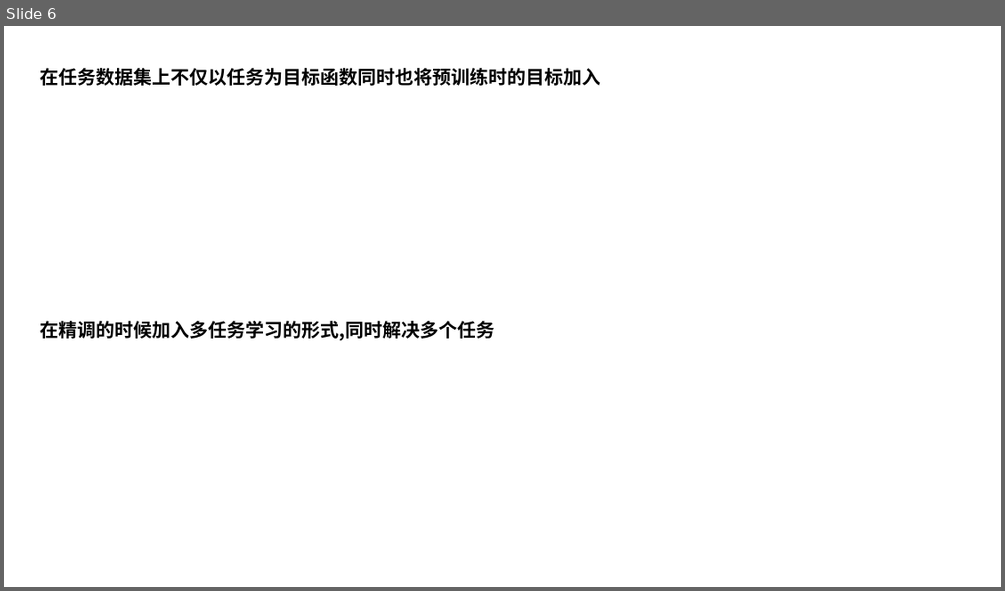
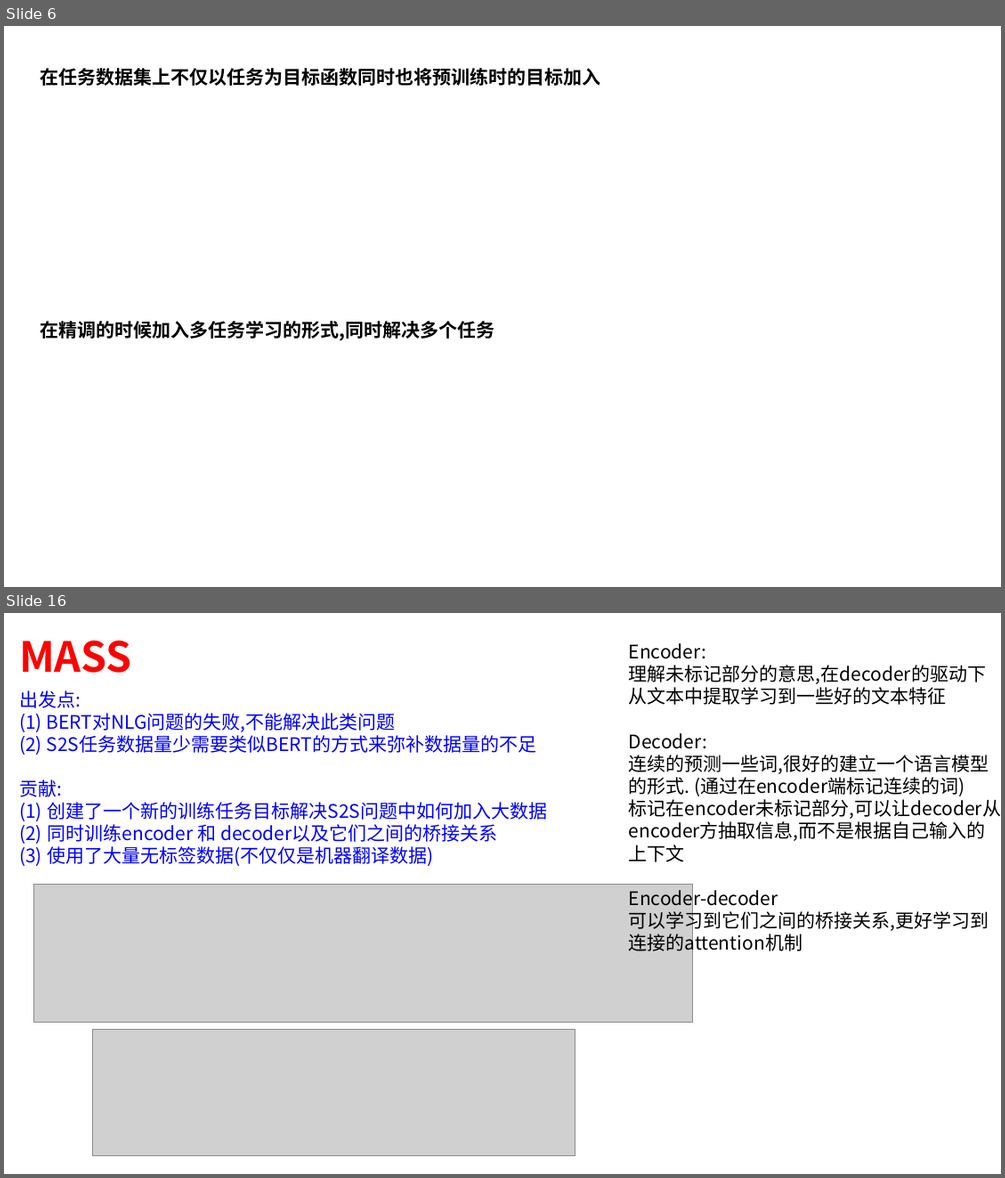
Before and after one commit to xiaojkql/Interview-Prepare, a slide deck: 预训练模型/summary.pptx. Shown one above the other, each under a label of ours: slide 6 before the commit, slides 6 and 16 after it; the slides between them are not shown. The pictures are 1005x591 and 1005x1178 pixels, drawn with LibreOffice and Linux fonts; fonts in the diff are those of the drawing; grey boxes stand for pictures. Boxes give left, top, right and bottom in pixels: in the first picture for what was removed or moved away, otherwise in the second. Text is boxed around its words. In the diff, an @@ line names an element or a change of style, - is before the commit and + after.

```diff
--- a/预训练模型/summary.pptx
+++ b/预训练模型/summary.pptx
@@ slide 16 added at (4,613,1001,1174), background #FFFFFF @@
@@ text added at (19,641,132,673), 40 pt, text #FF0000, bold @@
+MASS
@@ text added at (629,643,1001,955), 18 pt, text #000000 @@
+Encoder:
+理解未标记部分的意思,在decoder的驱动下从文本中提取学习到一些好的文本特征
+Decoder:
+连续的预测一些词,很好的建立一个语言模型的形式. (通过在encoder端标记连续的词)
+标记在encoder未标记部分,可以让decoder从encoder方抽取信息,而不是根据自己输入的上下文
+Encoder-decoder
+可以学习到它们之间的桥接关系,更好学习到连接的attention机制
@@ text added at (19,690,536,755), 18 pt, text #0000FF @@
+出发点:
+(1) BERT对NLG问题的失败,不能解决此类问题
+(2) S2S任务数据量少需要类似BERT的方式来弥补数据量的不足
@@ text added at (19,779,548,866), 18 pt, text #0000FF @@
+贡献:
+(1) 创建了一个新的训练任务目标解决S2S问题中如何加入大数据
+(2) 同时训练encoder 和 decoder以及它们之间的桥接关系
+(3) 使用了大量无标签数据(不仅仅是机器翻译数据)
@@ picture added at (34,884,693,1022) @@
@@ picture added at (92,1029,575,1156) @@
```
Also in this commit, not shown: 1 slide changed, 17 other slides added, 1 slide removed.
